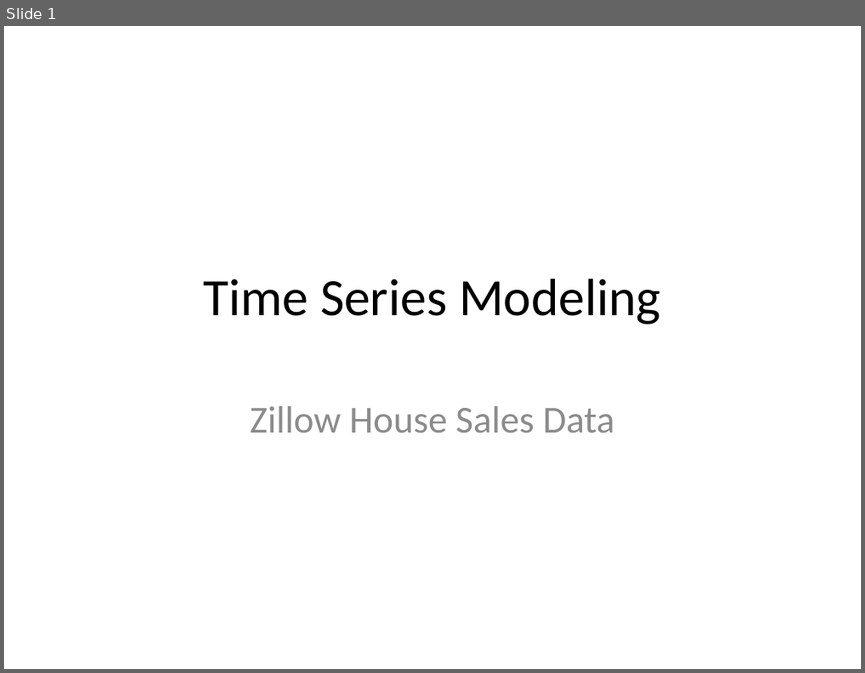
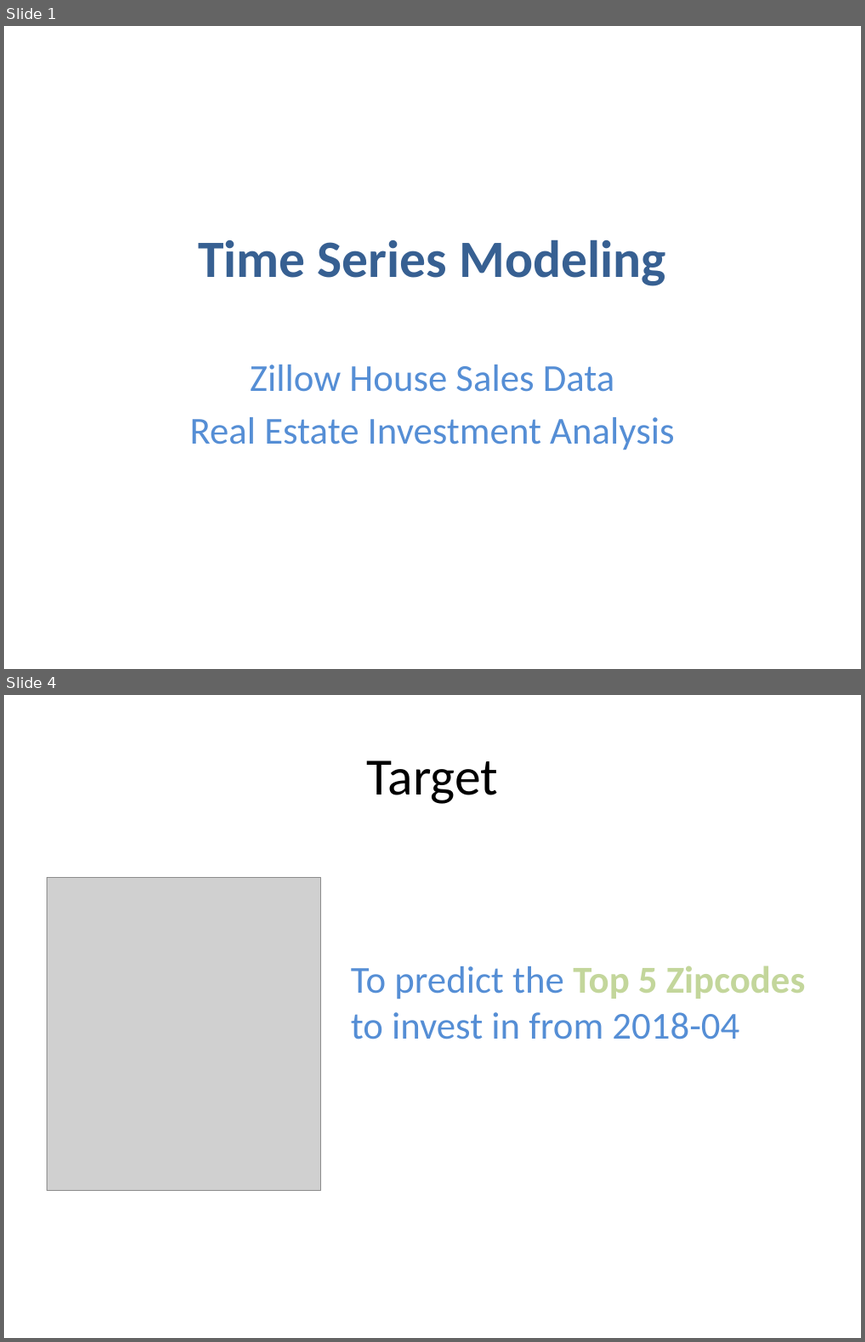
Before and after one commit to Sue-Mir/Module4_Project_Time_Series_Modelling, a slide deck: time-series/Project4_NonTechnicalPresentation.pptx. Shown one above the other, each under a label of ours: slide 1 before the commit, slides 1 and 4 after it; the slides between them are not shown. The pictures are 865x673 and 865x1342 pixels, drawn with LibreOffice and Linux fonts; fonts in the diff are those of the drawing; grey boxes stand for pictures. Boxes give left, top, right and bottom in pixels: in the first picture for what was removed or moved away, otherwise in the second. Text is boxed around its words. In the diff, an @@ line names an element or a change of style, - is before the commit and + after.

```diff
--- a/time-series/Project4_NonTechnicalPresentation.pptx
+++ b/time-series/Project4_NonTechnicalPresentation.pptx
@@ slide 4 added at [4,695,861,1338], background #FFFFFF @@
@@ title added at [367,760,499,804], 44 pt, text #000000 @@
+Target
@@ picture added at [46,878,320,1191] @@
@@ text added at [351,965,806,1039], 32 pt, text #558ED5 @@
+To predict the Top 5 Zipcodes to invest in from 2018-04
@@ slide 1 changed as well @@
@@ title "Time Series Modeling": place and size @@
-title "Time Series Modeling" at [203,278,661,324]
+title "Time Series Modeling" at [198,239,665,286]
@@ title "Time Series Modeling" at [198,239,665,286]: text colour #000000 to #376092, bold on @@
@@ subtitle "Zillow House Sales Data": place and size @@
-subtitle "Zillow House Sales Data" at [250,406,615,432]
+subtitle "Zillow House Sales Data" at [190,364,674,449]
@@ subtitle at [250,364,615,392]: text colour #8C8C8C to #558ED5 in "Zillow House Sales Data" @@
@@ subtitle at [190,417,674,449]: paragraph added @@
+Real Estate Investment Analysis
```
Also in this commit, not shown: 12 other slides added, 1 slide removed.
